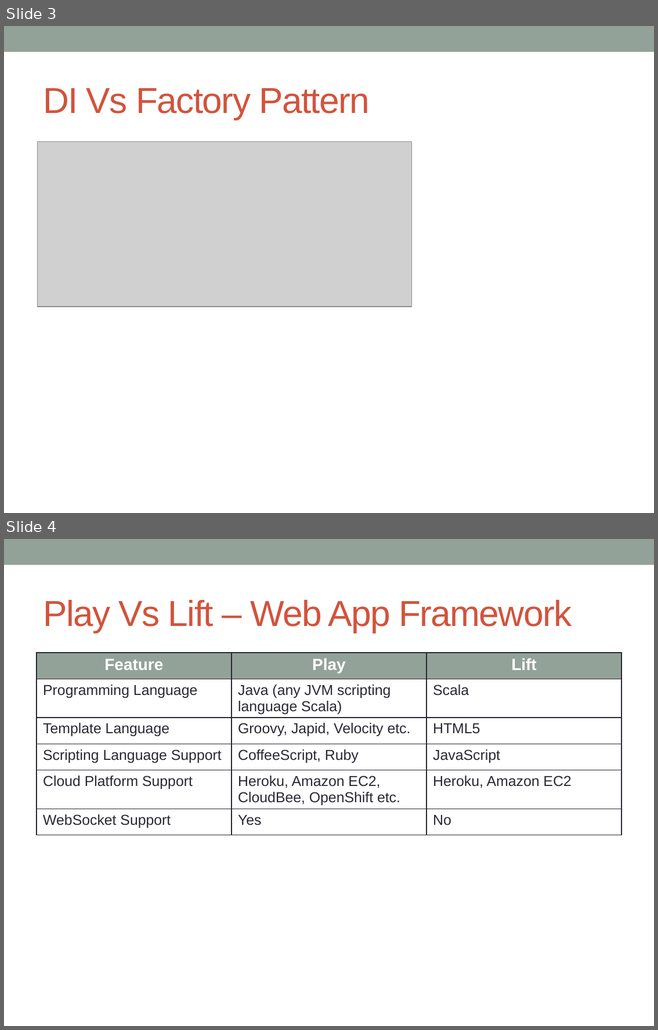
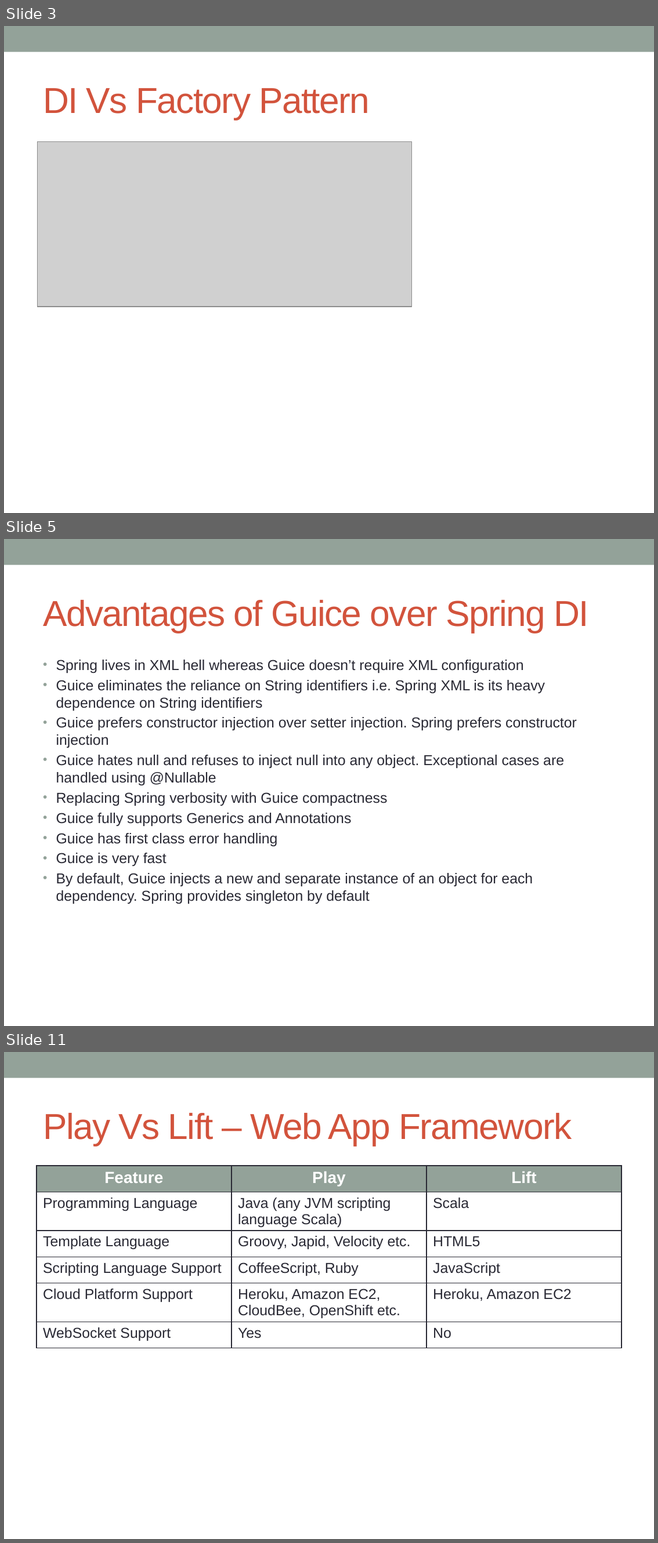
Before and after one commit to notionquest/ProjectDocumentation, a slide deck: Frameworks.pptx. Shown one above the other, each under a label of ours: slides 3 and 4 before the commit, slides 3, 5 and 11 after it; the slides between them are not shown. The pictures are 658x1030 and 658x1543 pixels, drawn with LibreOffice and Linux fonts; fonts in the diff are those of the drawing; grey boxes stand for pictures. Boxes give left, top, right and bottom in pixels: in the first picture for what was removed or moved away, otherwise in the second. Text is boxed around its words. In the diff, an @@ line names an element or a change of style, - is before the commit and + after.

```diff
--- a/Frameworks.pptx
+++ b/Frameworks.pptx
@@ slide 5 added at (4,539,654,1026), background #FFFFFF; not listed: 1 template element that a slide beside it also shows @@
@@ title added at (43,600,589,633), 40 pt, text #D2533C @@
+Advantages of Guice over Spring DI
@@ text added at (56,660,576,904), 16 pt, text #292934 @@
+• Spring lives in XML hell whereas Guice doesn’t require XML configuration
+• Guice eliminates the reliance on String identifiers i.e. Spring XML is its heavy dependence on String identifiers
+• Guice prefers constructor injection over setter injection. Spring prefers constructor injection
+• Guice hates null and refuses to inject null into any object. Exceptional cases are handled using @Nullable
+• Replacing Spring verbosity with Guice compactness
+• Guice fully supports Generics and Annotations
+• Guice has first class error handling
+• Guice is very fast
+• By default, Guice injects a new and separate instance of an object for each dependency. Spring provides singleton by default
@@ what was slide 4 is now slide 11 @@
```
Also in this commit, not shown: 2 slides changed, 6 other slides added, 5 other files.
